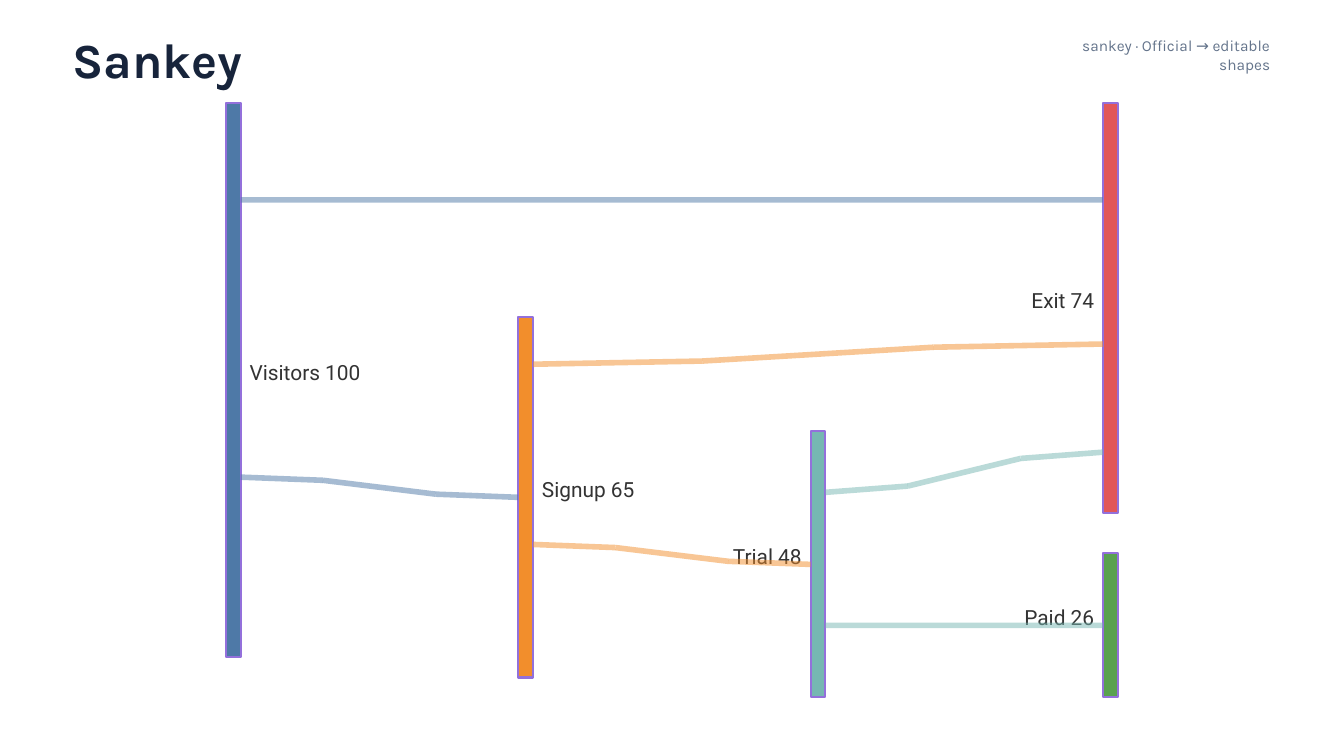
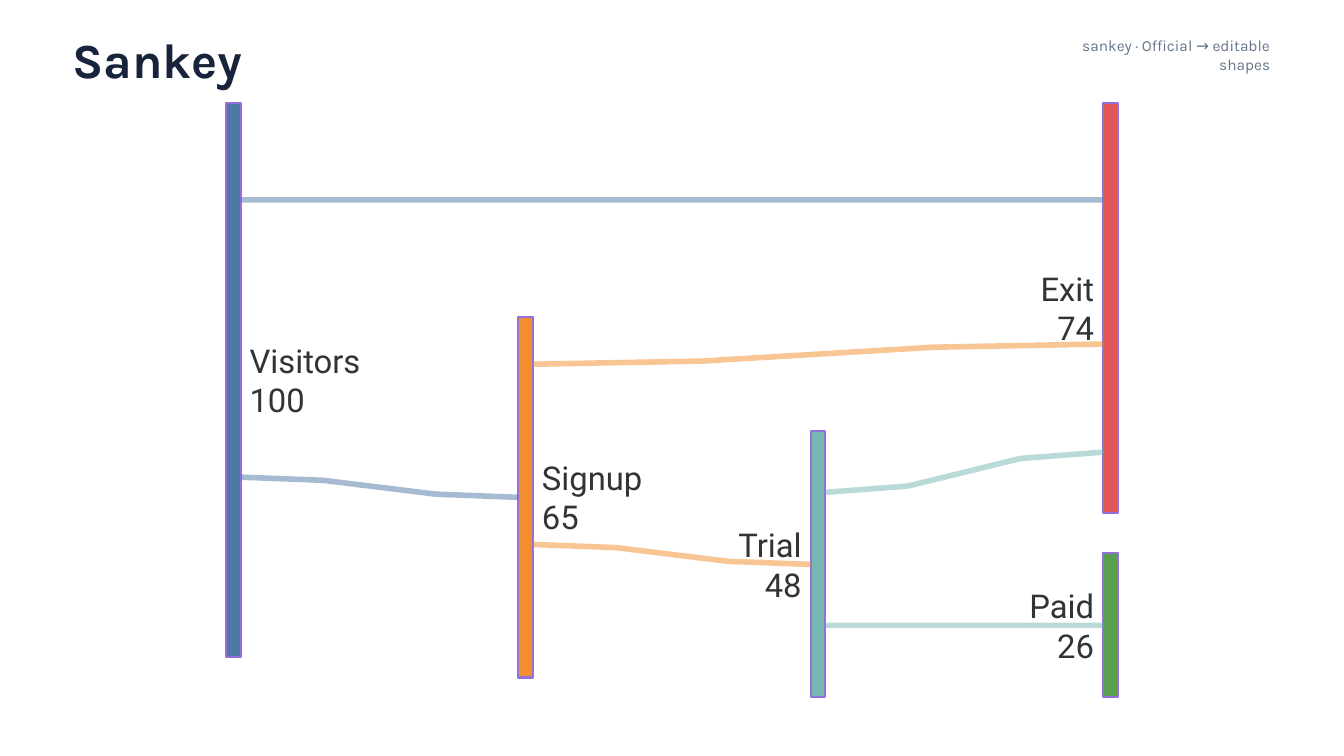
Before and after one commit to sci-gen/diagram-pptx, a slide deck: slide 17 of examples/mermaid-syntax/mermaid-11.16-gallery.pptx. Drawn at 1344x756 pixels with LibreOffice and Linux fonts; fonts in the diff are those of the drawing. Boxes give left, top, right and bottom in pixels: in the first picture for what was removed or moved away, otherwise in the second. Text is boxed around its words. In the diff, an @@ line names an element or a change of style, - is before the commit and + after.

```diff
--- a/examples/mermaid-syntax/mermaid-11.16-gallery.pptx
+++ b/examples/mermaid-syntax/mermaid-11.16-gallery.pptx
@@ text at <box>1041,277,1095,348</box>: text changed; size 14.9 to 23.4 pt @@
-Exit 74
+Exit
+74
@@ text at <box>250,349,361,413</box>: text changed; size 14.9 to 23.4 pt @@
-Visitors 100
+Visitors
+100
@@ text at <box>542,466,642,530</box>: text changed; size 14.9 to 23.4 pt @@
-Signup 65
+Signup
+65
@@ text at <box>738,532,802,598</box>: text changed; size 14.9 to 23.4 pt @@
-Trial 48
+Trial
+48
@@ text at <box>1029,593,1094,659</box>: text changed; size 14.9 to 23.4 pt @@
-Paid 26
+Paid
+26
```
Also in this commit, not shown: 2 other slides changed, 6 other files.
